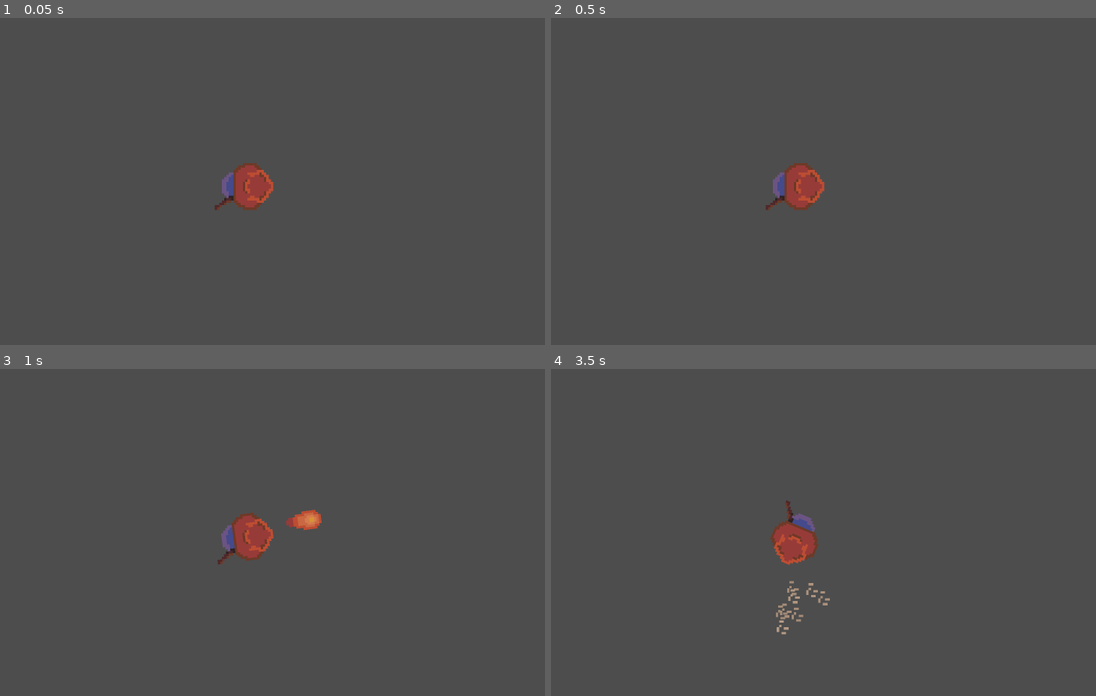
Above: before the commit, frames 1-4 (two rows, left to right).
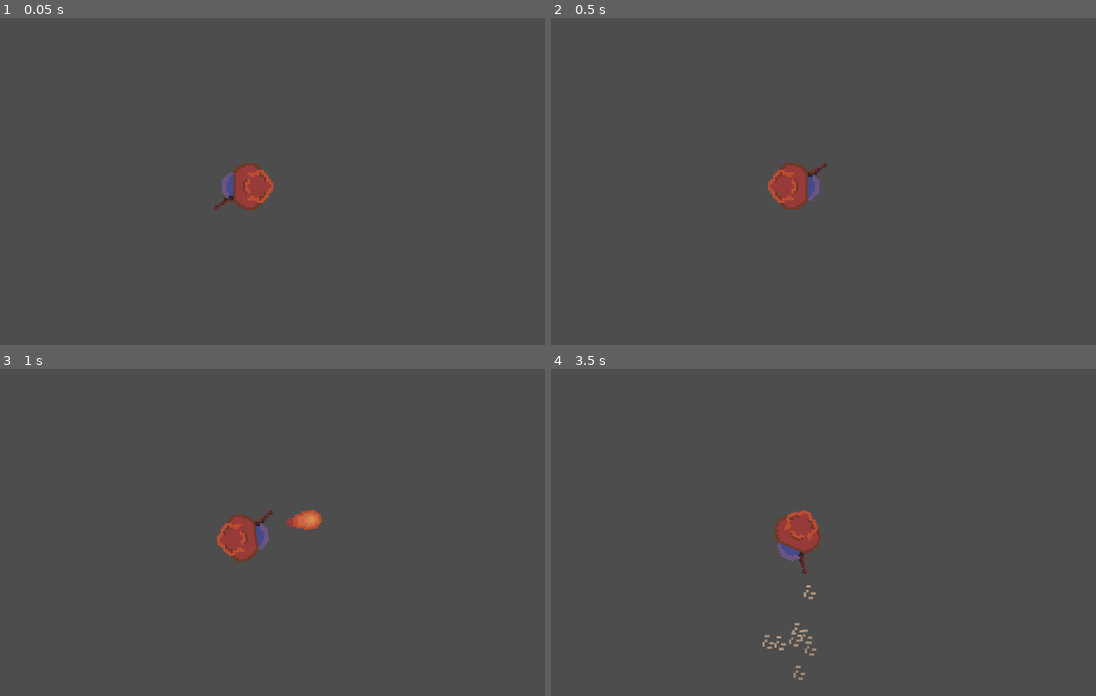
Above: after the commit, the same moments.

Repository: KatLuvsYa3/SELUGameJam26_Godot_Bros
Game: Godot game, scene res://sub_scenes/Player.tscn
The game is run twice, just before and just after one commit, with the same random seed, the same clock (stepped at 60 frames per second) and the same inputs. This scene is started directly instead of the project's main scene.
Inputs (mouse positions are in pixels of both pictures, inside the frame that each line leads up to):
- Up to frame 1 (0.05 s): no input
- Up to frame 2 (0.5 s): no input
- Up to frame 3 (1 s): move the mouse to (376, 519) at 0.52 s; hold D from 0.53 s (still down); hold K from 0.53 s (still down); click (376, 519) at 0.67 s; tap Space at 0.77 s
- Up to frame 4 (3.5 s): move the mouse to (676, 555) at 1.27 s; release D at 1.28 s; release K at 1.28 s; hold S 1.28-2.03 s; tap K at 1.35, 2.85 s; tap Space at 1.52, 3.02 s; move the mouse to (856, 463) at 2.02 s; hold D 2.03-2.78 s; hold K 2.03-2.78 s; tap Enter at 2.75 s; move the mouse to (763, 604) at 2.77 s; hold W from 2.78 s (still down); click (763, 604) at 2.92 s

Frame 1 is identical in both runs. In frame 2, 0.9% of the frame differs, in the area x 39-51%, y 44-59%; in frame 3, 0.9%; in frame 4, 1.4%, in the area x 38-52%, y 40-96%.
Error in both runs: Invalid call. Nonexistent function 'update_misty' in base 'Nil'. (res://scripts/player.gd:73)

Commit message:
afds

Diff:
--- a/sub_scenes/Player.tscn
+++ b/sub_scenes/Player.tscn
@@ -21,7 +21,7 @@
 [node name="Player" type="Sprite2D" parent="Area2D" unique_id=1263607671]
 z_index = 4
 position = Vector2(-6, 0)
-scale = Vector2(1, -1)
+scale = Vector2(-1, 1)
 texture = ExtResource("2_72usq")
 
 [node name="Camera2D" type="Camera2D" parent="Area2D/Player" unique_id=756907425]
